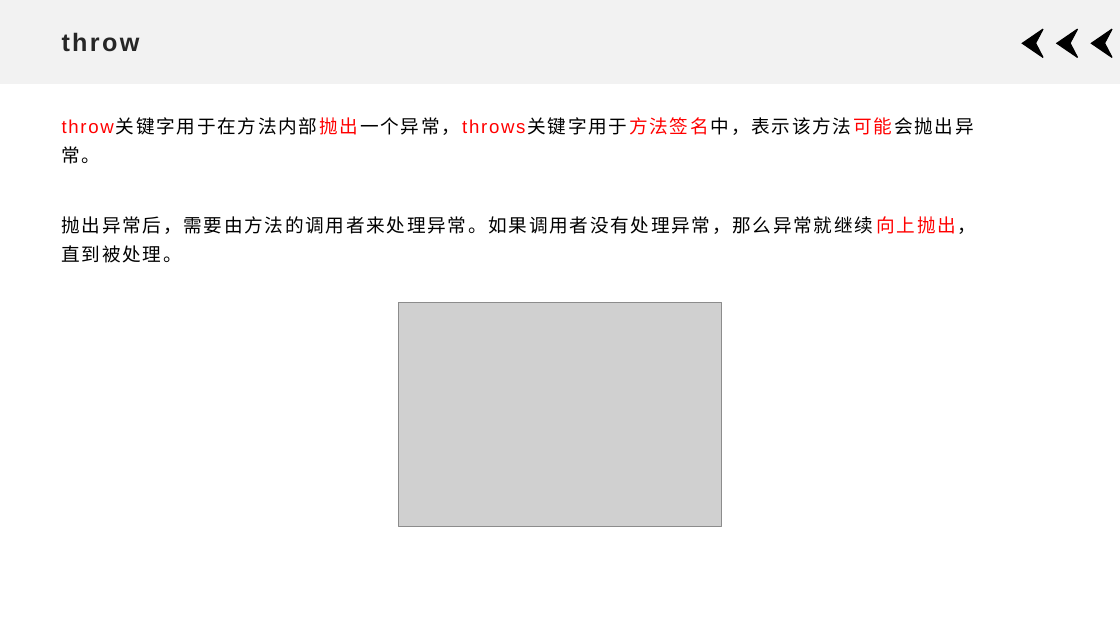
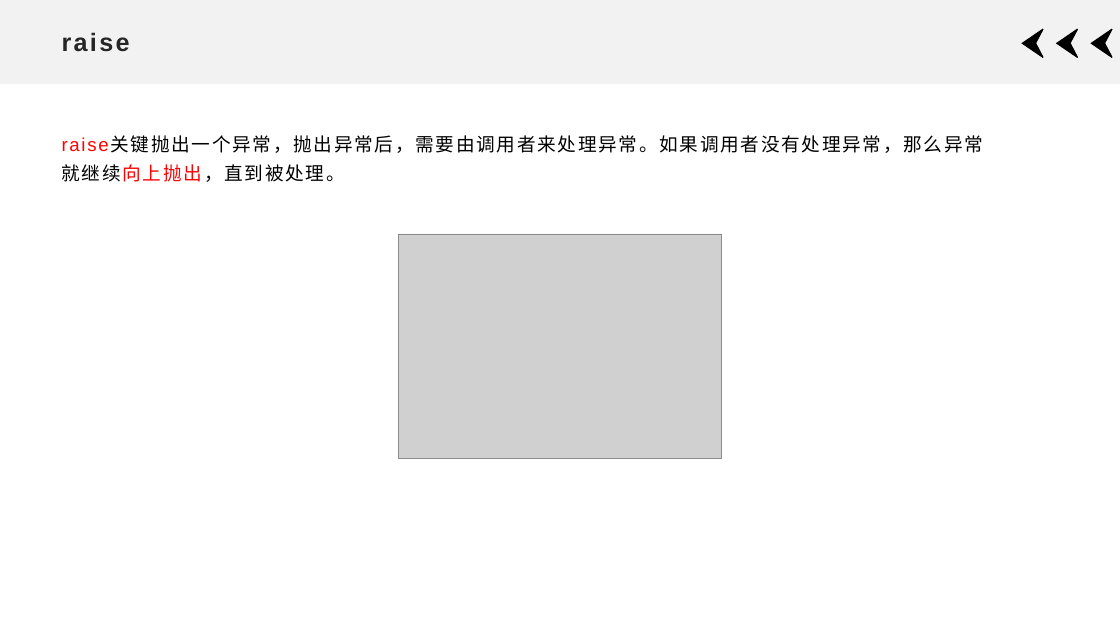
Before and after one commit to xdai02/Python, a slide deck: slide 6 of slides/Chapter9.pptx (slide 7 before the commit). Drawn at 1120x630 pixels with LibreOffice and Linux fonts; fonts in the diff are those of the drawing; grey boxes stand for pictures. Boxes give left, top, right and bottom in pixels: in the first picture for what was removed or moved away, otherwise in the second. Text is boxed around its words. In the diff, an @@ line names an element or a change of style, - is before the commit and + after.

```diff
--- a/slides/Chapter9.pptx
+++ b/slides/Chapter9.pptx
@@ title at box(62, 32, 130, 52): text changed @@
-throw
+raise
@@ text at box(62, 137, 984, 182): text changed @@
-throw关键字用于在方法内部抛出一个异常，throws关键字用于方法签名中，表示该方法可能会抛出异常。
-抛出异常后，需要由方法的调用者来处理异常。如果调用者没有处理异常，那么异常就继续向上抛出，直到被处理。
+raise关键抛出一个异常，抛出异常后，需要由调用者来处理异常。如果调用者没有处理异常，那么异常就继续向上抛出，直到被处理。
@@ picture: place and size @@
-picture at box(398, 302, 722, 527)
+picture at box(398, 234, 722, 459)
```
Also in this commit, not shown: 8 other slides changed, 2 slides removed, 14 other files.
